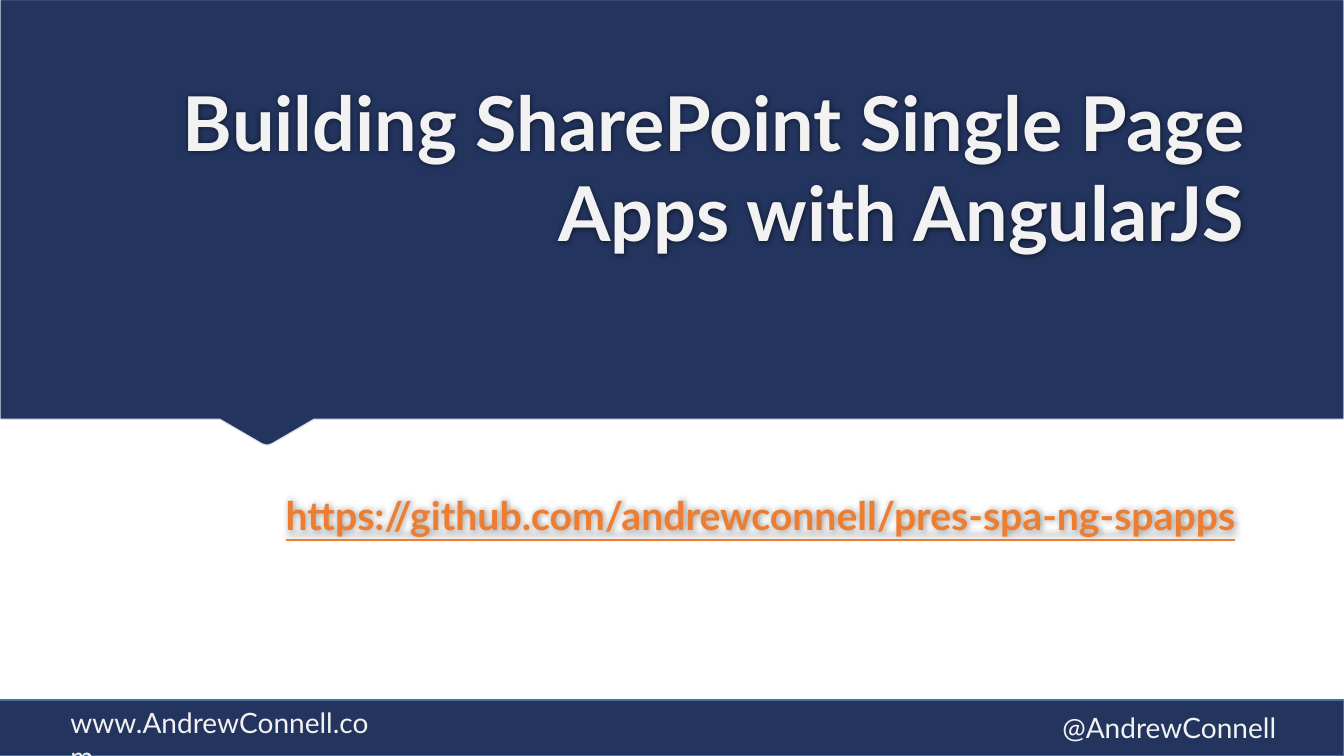
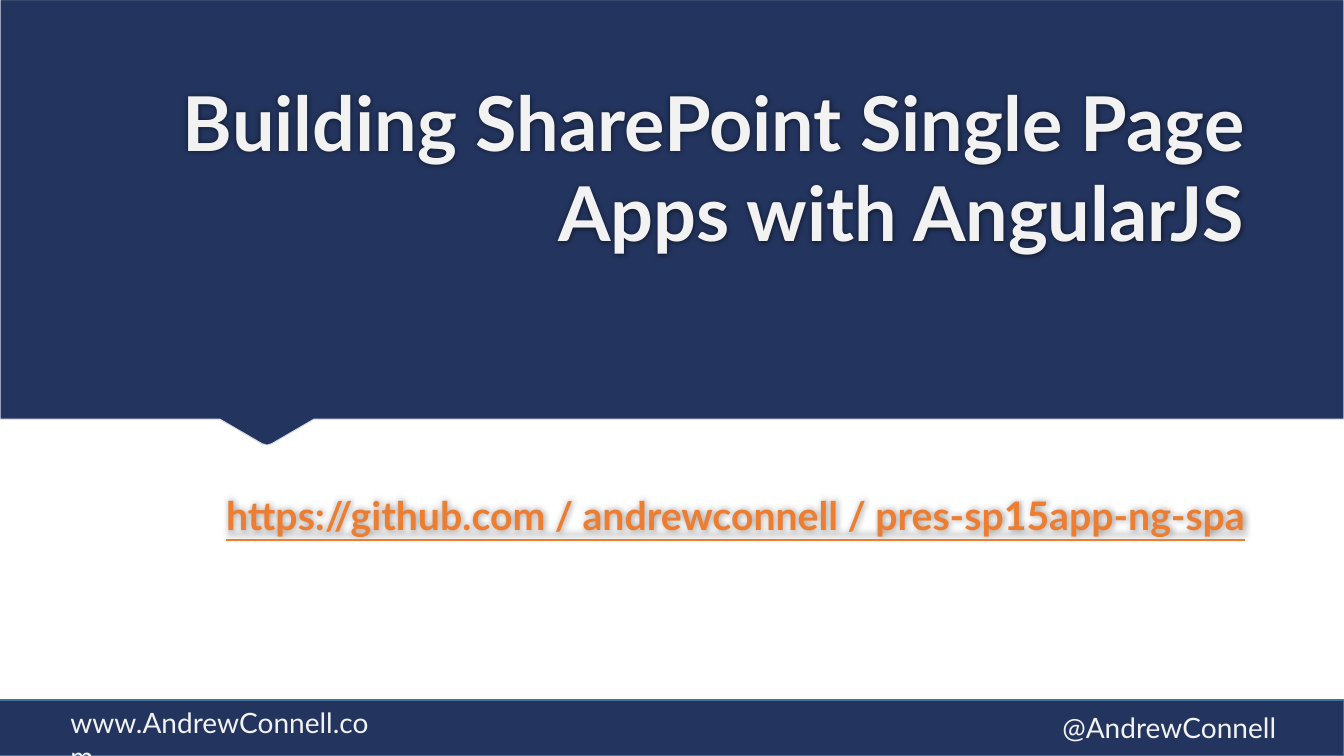
Before and after one commit to andrewconnell/pres-sp15app-ng-spa, a slide deck: slide 1 of presentation.pptx. Drawn at 1344x756 pixels with LibreOffice and Linux fonts; fonts in the diff are those of the drawing. Boxes give left, top, right and bottom in pixels: in the first picture for what was removed or moved away, otherwise in the second. Text is boxed around its words. In the diff, an @@ line names an element or a change of style, - is before the commit and + after.

```diff
--- a/presentation.pptx
+++ b/presentation.pptx
@@ subtitle at <box>226,501,1244,537</box>: text changed @@
-https://github.com/andrewconnell/pres-spa-ng-spapps
+https://github.com / andrewconnell / pres-sp15app-ng-spa
```
Also in this commit, not shown: 2 other files.
